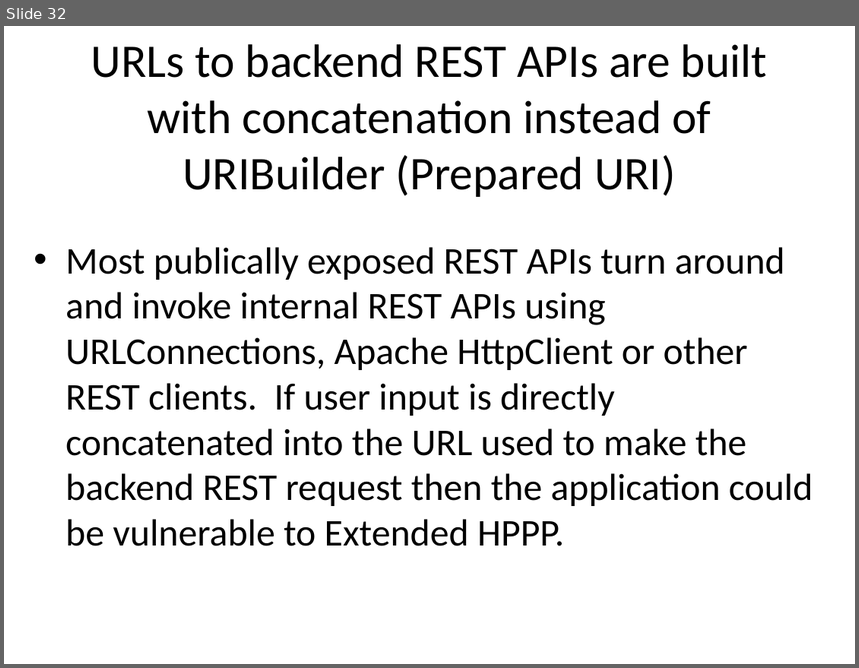
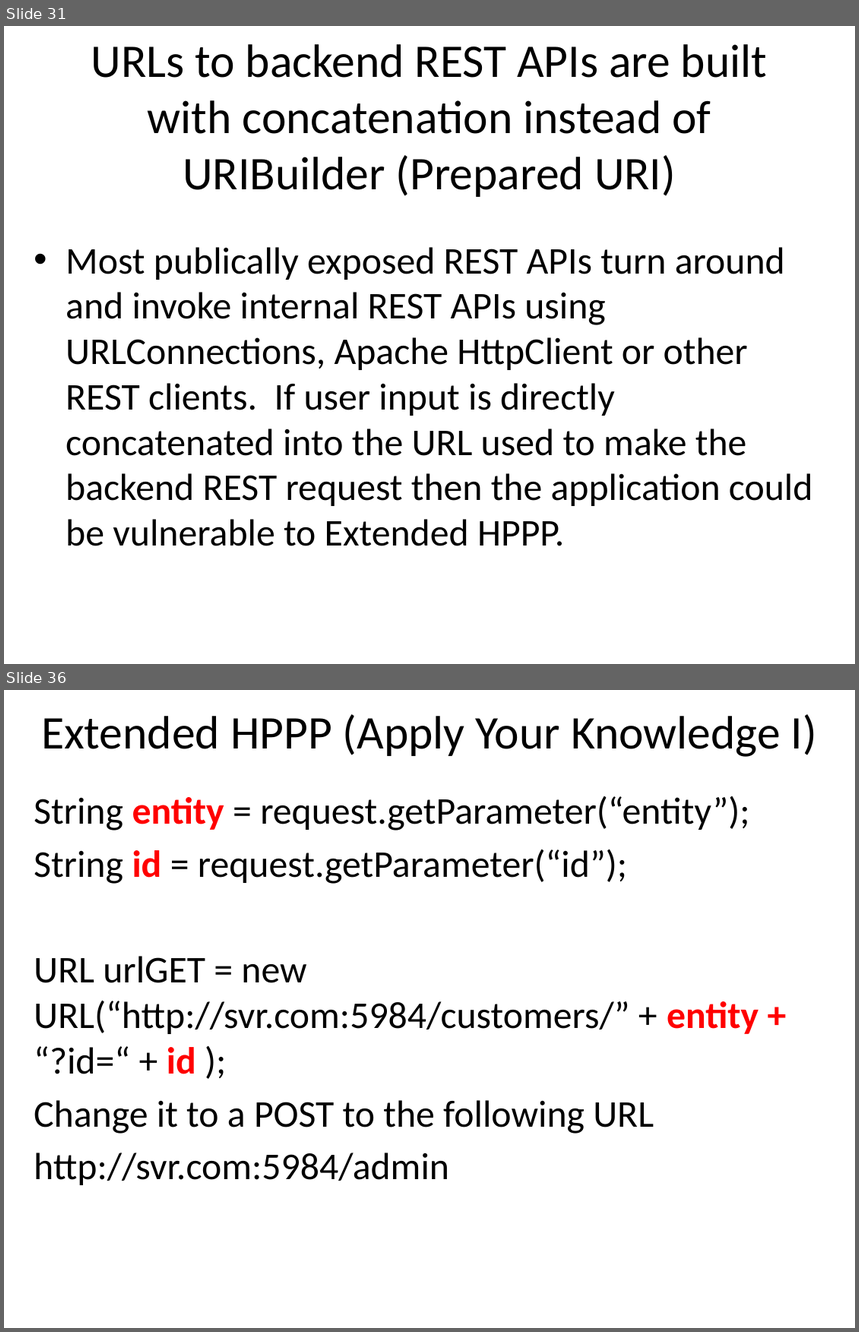
Before and after one commit to o2platform/DefCon_RESTing, a slide deck: Presentation/RESTing On Your Laurels Will Get You Powned3.pptx. Shown one above the other, each under a label of ours: slide 32 before the commit, slides 31 and 36 after it; the slides between them are not shown. The pictures are 859x668 and 859x1332 pixels, drawn with LibreOffice and Linux fonts; fonts in the diff are those of the drawing. Boxes give left, top, right and bottom in pixels: in the first picture for what was removed or moved away, otherwise in the second. Text is boxed around its words. In the diff, an @@ line names an element or a change of style, - is before the commit and + after.

```diff
--- a/Presentation/RESTing On Your Laurels Will Get You Powned3.pptx
+++ b/Presentation/RESTing On Your Laurels Will Get You Powned3.pptx
@@ slide 36 added at [4, 690, 855, 1328], background #FFFFFF @@
@@ title added at [41, 714, 817, 757], 39.6 pt, text #000000 @@
+Extended HPPP (Apply Your Knowledge I)
@@ text added at [34, 796, 759, 1186], 32 pt, text #000000 @@
+String entity = request.getParameter(“entity”);
+String id = request.getParameter(“id”);
+URL urlGET = new URL(“http://svr.com:5984/customers/” + entity + “?id=“ + id );
+Change it to a POST to the following URL
+http://svr.com:5984/admin
@@ what was slide 32 is now slide 31 @@
```
Also in this commit, not shown: 10 slides changed, 6 other slides added, 2 slides removed.
